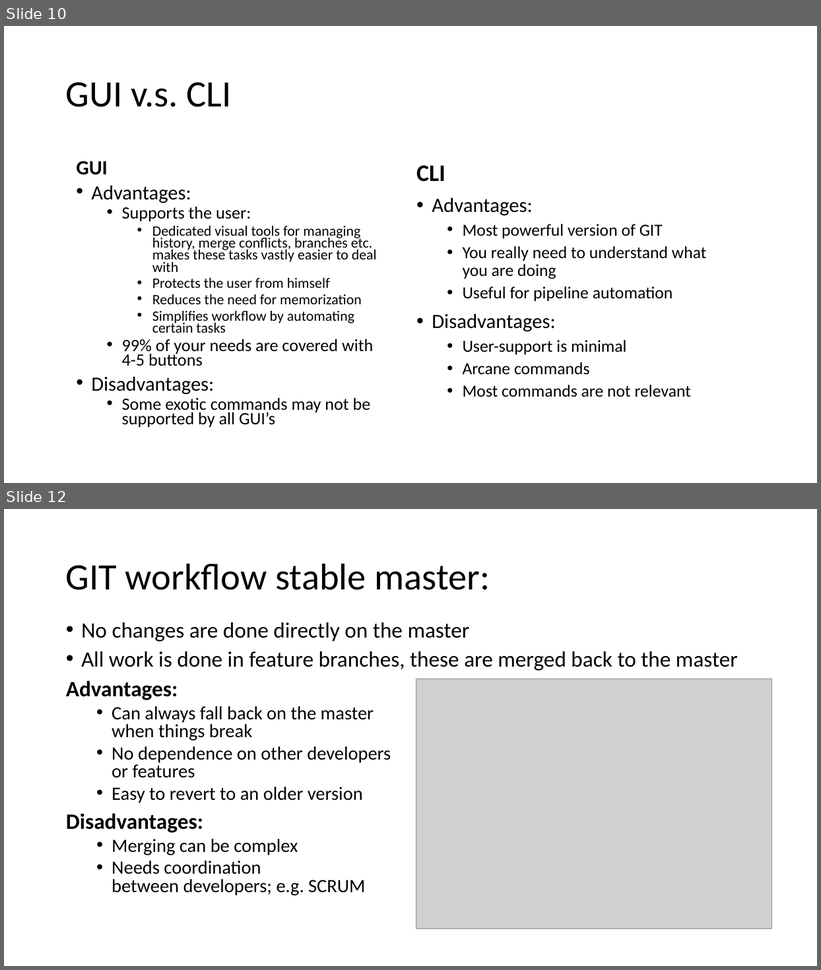
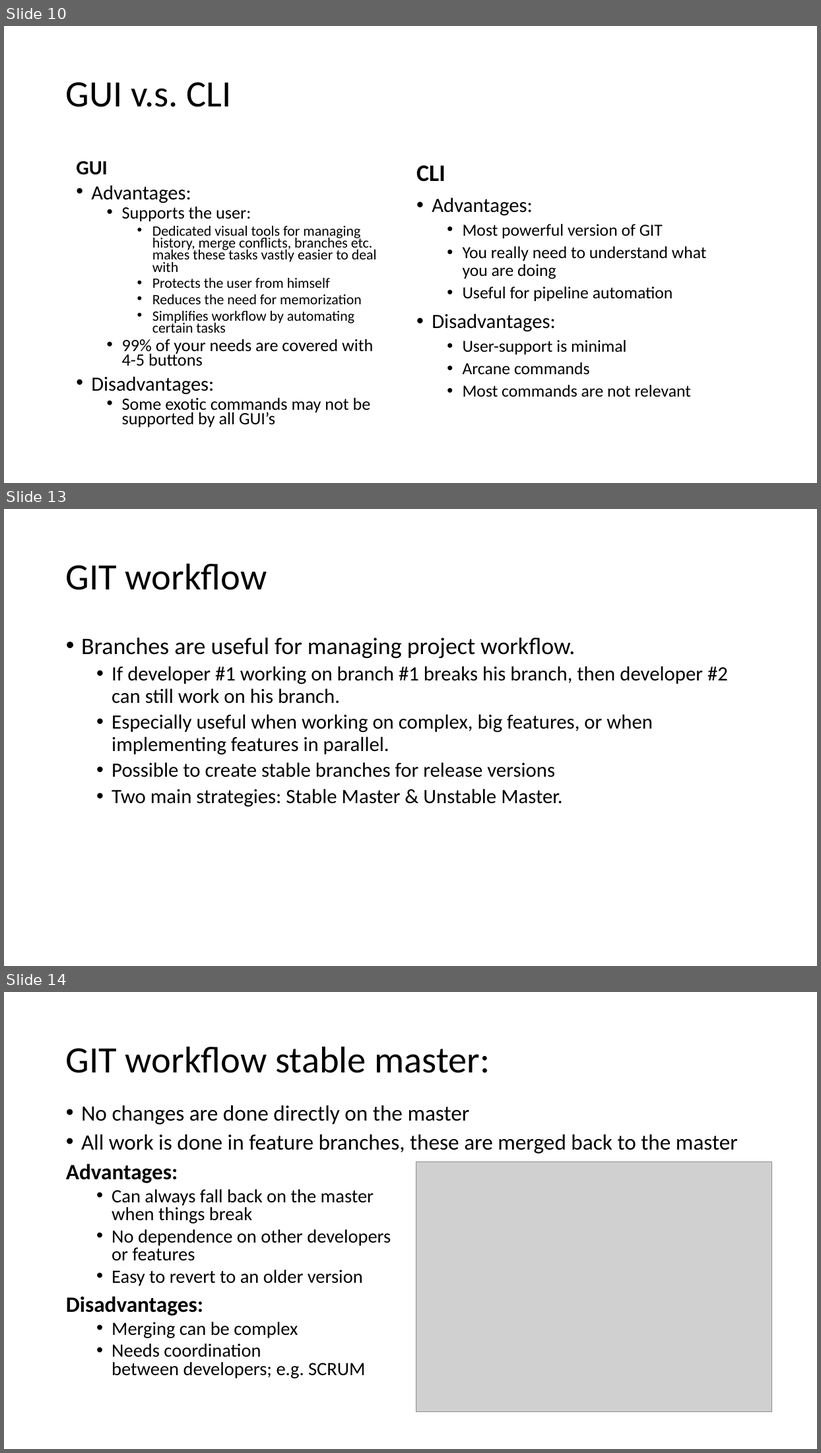
Before and after one commit to MaastrichtU-CDS/general_coding_practices, a slide deck: GIT/Git basics.pptx. Shown one above the other, each under a label of ours: slides 10 and 12 before the commit, slides 10, 13 and 14 after it; the slides between them are not shown. The pictures are 821x970 and 821x1453 pixels, drawn with LibreOffice and Linux fonts; fonts in the diff are those of the drawing; grey boxes stand for pictures. Boxes give left, top, right and bottom in pixels: in the first picture for what was removed or moved away, otherwise in the second. Text is boxed around its words. In the diff, an @@ line names an element or a change of style, - is before the commit and + after.

```diff
--- a/GIT/Git basics.pptx
+++ b/GIT/Git basics.pptx
@@ slide 13 added at (x1=4, y1=509, x2=817, y2=966), background #FFFFFF @@
@@ title added at (x1=66, y1=563, x2=267, y2=590), 44 pt, text #000000 @@
+GIT workflow
@@ text added at (x1=81, y1=638, x2=728, y2=807), 24 pt, text #000000 @@
+• Branches are useful for managing project workflow.
+  • If developer #1 working on branch #1 breaks his branch, then developer #2 can still work on his branch.
+  • Especially useful when working on complex, big features, or when implementing features in parallel.
+  • Possible to create stable branches for release versions
+  • Two main strategies: Stable Master & Unstable Master.
@@ what was slide 12 is now slide 14 @@
```
Also in this commit, not shown: 2 slides changed, 1 other slide added, 1 other file.
